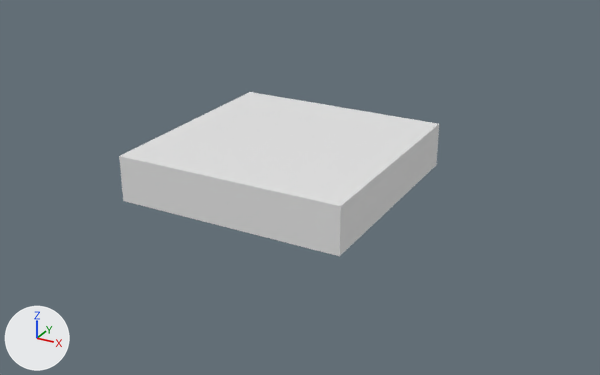
Before and after pictures for a commit that changed the Blender file BlenderModels/Environment/Fauna/Birds.blend.
Camera for both pictures: a 50 mm camera at (4.97, -8.7, 5.01) aimed at (0.18, 0.0, 0.66). Arrows for +X, +Y and +Z are at lower left; the lights stay in place. The older version comes first.

Before the edit, the objects in view are built like this:
```python
me_cube = bpy.data.meshes.new('Cube')
me_cube.from_pydata(...)  # a box spanning x -1.0..1.0, y -1.0..1.0, z -1.0..1.0
ob_birds = bpy.data.objects.new('Birds', me_cube)
ob_birds.location = (0.0, 0.0, 1.0)
ob_birds.scale = (1.5, 1.5, 0.3)
```
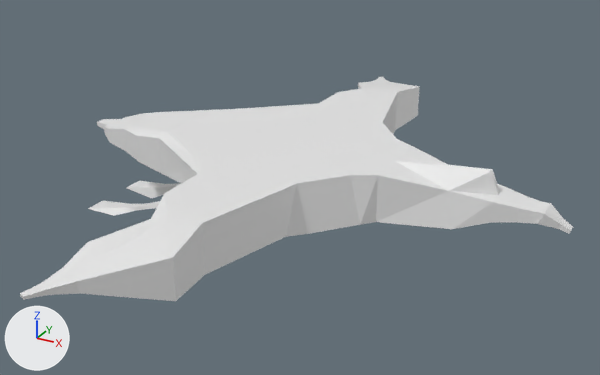
Scene script edits in JSON lines:
```json
{"block": "me_cube", "where": "# used by ob_birds; location = (0.0, 0.0, 1.0); scale = (1.5, 1.5, 0.3)"}
{"op": "remove", "block": "me_cube", "code": "me_cube.from_pydata(...)  # 8 vertices, 6 faces; spans x -1.0..1.0, y -1.0..1.0, z -1.0..1.0"}
{"op": "add", "block": "me_cube", "code": "me_cube.from_pydata(...)  # 220 vertices, 218 faces; spans x -2.1..2.42, y -1.0..2.75, z -3.98..1.32"}
{"block": "me_cube", "change": "me_cube part 1"}
{"block": "me_cube", "change": "4 vertices are removed from x -1.0..1.0, y 1.0, z -1.0..1.0"}
{"block": "me_cube", "change": "6 faces are deleted"}
{"block": "me_cube", "change": "191 vertices are added at x -2.1..2.42, y -0.64..2.75, z -3.98..1.32"}
{"block": "me_cube", "change": "5 new vertices lie (0.5, 0.0, 0.0) away from vertices in x -1.0, y -1.0..-0.31, z -1.0..1.0"}
{"block": "me_cube", "change": "5 new vertices lie (0.5, 0.0, 0.0) away from vertices in x -0.5, y -1.0..-0.31, z -1.0..1.0"}
{"block": "me_cube", "change": "5 new vertices lie (-0.5, 0.0, 0.0) away from vertices in x 1.0, y -1.0..-0.31, z -1.0..1.0"}
{"block": "me_cube", "change": "5 new vertices lie (0.22, 0.0, 0.0) away from vertices in x -0.22, y -0.13..1.0, z -1.0..1.0"}
{"block": "me_cube", "change": "5 new vertices lie (0.0, 0.0, 0.18) away from vertices in x -2.1..-0.23, y -0.01..2.65, z -0.09"}
{"block": "me_cube", "change": "218 new faces join them"}
{"op": "add", "block": "ob_birds", "code": "_m = ob_birds.modifiers.new('Mirror', 'MIRROR')"}
{"op": "add", "block": "ob_birds", "code": "_m.use_axis = (False, True, False)"}
{"op": "add", "block": "ob_birds", "code": "_m.use_bisect_axis = (False, True, False)"}
```

Location of each change, (x1, y1, x2, y2) in pixels of the pictures (600 x 375 px):
```json
{"object": "Birds", "change": "reshaped, modifiers changed", "before": [119, 92, 439, 256], "after": [20, 77, 573, 301], "on screen": "73% wider, 36% taller"}
```
